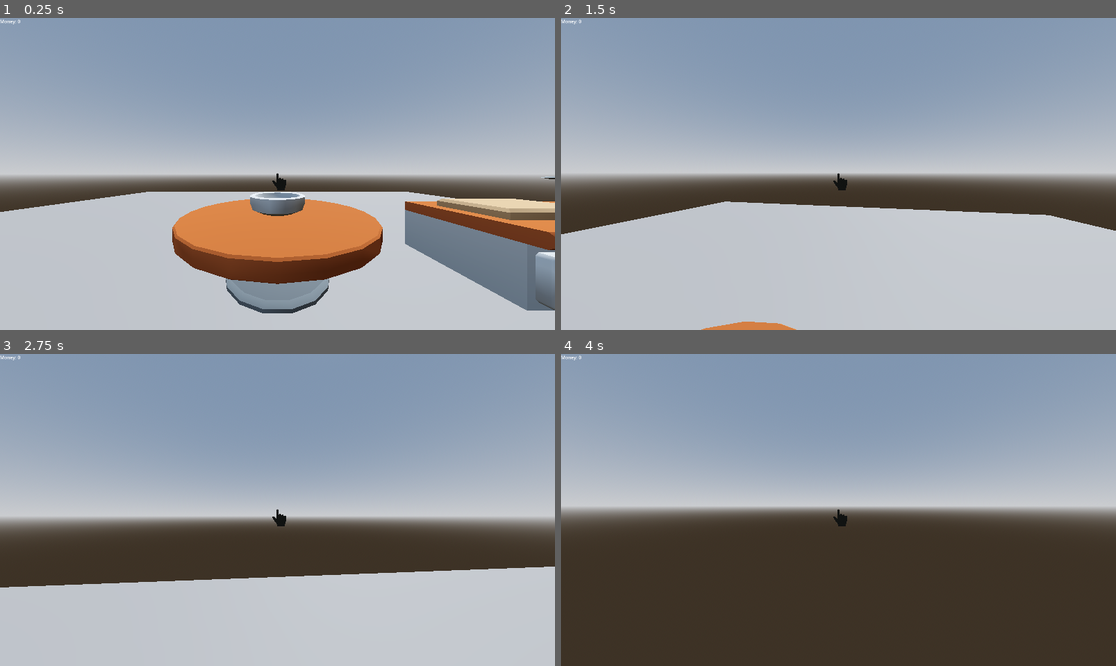
Above: before the commit, frames 1-4 (two rows, left to right).
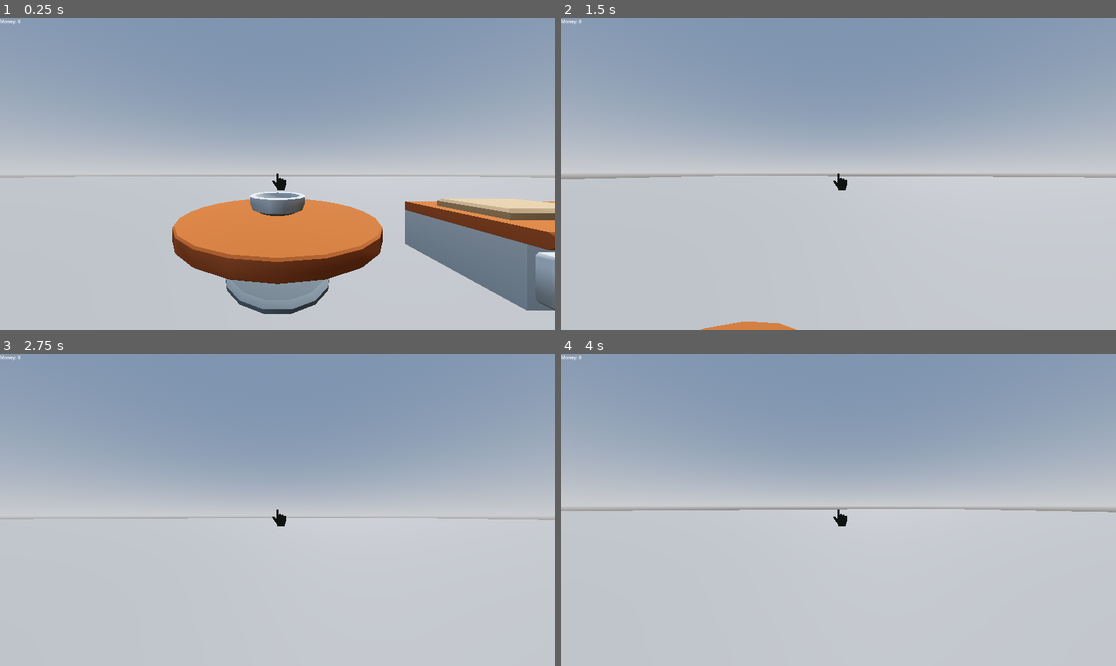
Above: after the commit, the same moments.

Repository: Flamerider347/Year12Delivery
Game: Godot game, scene res://prefabs/world.tscn
Same seed, same stepped clock (60 frames per second), same inputs: the game is played once before the commit and once after it.
Inputs (mouse positions are in pixels of both pictures, inside the frame that each line leads up to):
- Up to frame 1 (0.25 s): no input
- Up to frame 2 (1.5 s): tap Enter at 0.5 s; move the mouse to (866, 174) at 0.52 s; hold W (up) from 0.53 s (still down); click (866, 174) at 0.6 s; tap Space (jump) at 0.77 s; move the mouse to (810, 174) at 1.27 s; click (810, 174) at 1.35 s
- Up to frame 3 (2.75 s): keep holding W (up); tap Space (jump) at 1.52 s; move the mouse to (288, 503) at 2.02 s; hold Shift (sprint) from 2.03 s (still down); click (288, 503) at 2.3 s
- Up to frame 4 (4 s): keep holding W (up); move the mouse to (832, 516) at 2.77 s; release Shift (sprint) at 2.78 s; click (832, 516) at 2.85 s; tap Space (jump) at 3.02, 3.5, 3.77 s; move the mouse to (877, 513) at 3.52 s; click (877, 513) at 3.6 s

The runs differ from the first frame. In frame 1, 6.3% of the frame differs, in the area x 0-100%, y 50-95%; in frame 2, 12%; in frame 3, 19%; in frame 4, 50%, in the area x 0-100%, y 49-100%.

Commit message:
Stacking

Diff:
--- a/prefabs/bun_bottom_top.tscn
+++ b/prefabs/bun_bottom_top.tscn
@@ -6,7 +6,7 @@
 height = 0.205811
 radius = 0.343262
 
-[node name="bun_bottom_top" type="RigidBody3D" groups=["pickupable"]]
+[node name="bun_bottom_top" type="RigidBody3D" groups=["pickupable", "stackable"]]
 
 [node name="CollisionShape3D" type="CollisionShape3D" parent="."]
 transform = Transform3D(1, 0, 0, 0, 1, 0, 0, 0, 1, 0, 0.100464, 0)
--- a/prefabs/world.tscn
+++ b/prefabs/world.tscn
@@ -50,10 +50,10 @@
 height = 0.3
 
 [sub_resource type="BoxShape3D" id="BoxShape3D_70uel"]
-size = Vector3(0.255676, 1.15002, 0.101353)
+size = Vector3(0.255676, 0.102249, 1.14643)
 
 [sub_resource type="BoxShape3D" id="BoxShape3D_le6xu"]
-size = Vector3(0.2556, 0.812637, 0.108566)
+size = Vector3(0.265495, 0.112322, 0.796977)
 
 [sub_resource type="BoxShape3D" id="BoxShape3D_hiqwa"]
 size = Vector3(2.00201, 0.801208, 1.99742)
@@ -71,7 +71,7 @@
 transform = Transform3D(1, 0, 0, 0, 1, 0, 0, 0, 1, 0, -0.1, 0)
 visible = false
 use_collision = true
-size = Vector3(24, 0.195, 24)
+size = Vector3(240, 0.195, 240)
 
 [node name="player" type="CharacterBody3D" parent="."]
 transform = Transform3D(1, 0, 0, 0, 1, 0, 0, 0, 1, 0, 1, 2.675)
@@ -152,7 +152,7 @@
 transform = Transform3D(1, 0, 0, 0, 1, 0, 0, 0, 1, 0.000579834, 0.077301, 0)
 shape = SubResource("BoxShape3D_k40i2")
 
-[node name="bowl" type="RigidBody3D" parent="." groups=["pickupable"]]
+[node name="bowl" type="RigidBody3D" parent="." groups=["pickupable", "stackable"]]
 transform = Transform3D(1, 0, 0, 0, 1, 0, 0, 0, 1, 0, 1.01034, 0)
 mass = 0.8
 
@@ -165,22 +165,22 @@
 shape = SubResource("CylinderShape3D_tlwt5")
 
 [node name="knife" type="RigidBody3D" parent="." groups=["pickupable"]]
-transform = Transform3D(1, 0, 4.37114e-08, -4.37114e-08, 1.91069e-15, 1, 0, -1, 1.91069e-15, 5.42865, 1.85485, 0)
+transform = Transform3D(1, 0, 0, 0, 1, 0, 0, 0, 1, 5.42865, 1.11574, 0.139493)
 mass = 0.6
 
 [node name="Knife" type="MeshInstance3D" parent="knife"]
-transform = Transform3D(1, 0, 0, 0, 1, 0, 0, 0, 1, 0, -0.38, 0)
+transform = Transform3D(1, 0, 0, 0, 1.19249e-08, 1, 0, -1, 1.19249e-08, 0, 0, 0)
 mesh = ExtResource("10_bpfb4")
 skeleton = NodePath("../..")
 
 [node name="CollisionShape3D" type="CollisionShape3D" parent="knife"]
-transform = Transform3D(1, 0, 0, 0, 1, 0, 0, 0, 1, -0.08, 0, 0)
+transform = Transform3D(1, 0, 0, 0, 1, 0, 0, 0, 1, -0.075, 0, -0.365)
 shape = SubResource("BoxShape3D_70uel")
 
 [node name="cut_area" type="Area3D" parent="knife"]
 
 [node name="CollisionShape3D" type="CollisionShape3D" parent="knife/cut_area"]
-transform = Transform3D(1, 0, -1.59578e-37, 0, 1, 0, 0, 0, 1, -0.0856705, 0.174202, 0.000114441)
+transform = Transform3D(1, 0, -1.59578e-37, 0, 1, 0, 0, 0, 1, -0.0749478, 0, -0.54)
 shape = SubResource("BoxShape3D_le6xu")
 
 [node name="ui" type="CanvasLayer" parent="."]
--- a/project.godot
+++ b/project.godot
@@ -30,6 +30,7 @@
 choppable=""
 can_chop=""
 summoner=""
+stackable=""
 
 [input]
 
--- a/scripts/player.gd
+++ b/scripts/player.gd
@@ -37,6 +37,18 @@
 			held_object.position = collision_point
 		else:
 			held_object.position = seecast.to_global(seecast.target_position)
+	if Input.is_action_just_pressed("pickup") and held_object and seecast.is_colliding() and seecast.get_collider().is_in_group("stackable") and can_pickup:
+		can_pickup = false
+		$pickup_timer.start(0.2)
+		var stack_bottom = seecast.get_collider()
+		held_object.reparent(stack_bottom)
+		held_object.position = Vector3(0,0.2 * (stack_bottom.get_child_count()-1)/2,0)
+		held_object.rotation = Vector3.ZERO
+		held_object.find_child("CollisionShape3D").disabled = false
+		held_object.find_child("CollisionShape3D").reparent(stack_bottom)
+		held_object.remove_from_group("pickupable")
+		held_object.freeze = true
+		held_object = null
 	if Input.is_action_just_pressed("pickup") and not held_object and can_pickup:
 		can_pickup = false
 		$pickup_timer.start(0.2)
@@ -50,6 +62,7 @@
 		can_pickup = false
 		$pickup_timer.start(0.2)
 		drop(held_object)
+
 	movement(delta)
 	move_and_slide()
 func movement(delta):
@@ -71,15 +84,20 @@
 	velocity.x = lerp(velocity.x, direction.x * speed, delta * 7.0)
 	velocity.z = lerp(velocity.z, direction.z * speed, delta * 7.0)
 
-
 func pickup(object):
+	object.freeze = true
+	seecast.target_position.z = -1.5
 	object.find_child("CollisionShape3D").disabled = true
-	seecast.target_position.z = -1.5
+	for child in object.get_children():
+		if child is CollisionObject3D:
+			seecast.add_exception(child)
 func drop(object):
 	object.find_child("CollisionShape3D").disabled = false
-	object.linear_velocity.y = 0.1
+	object.freeze = false
 	held_object = null
+	seecast.clear_exceptions()
 	seecast.target_position.z = -3
+	object.linear_velocity.y = 0.3
 func summon(item):
 	var instance = ingredient_scenes[item].instantiate()
 	$"..".add_child(instance)
